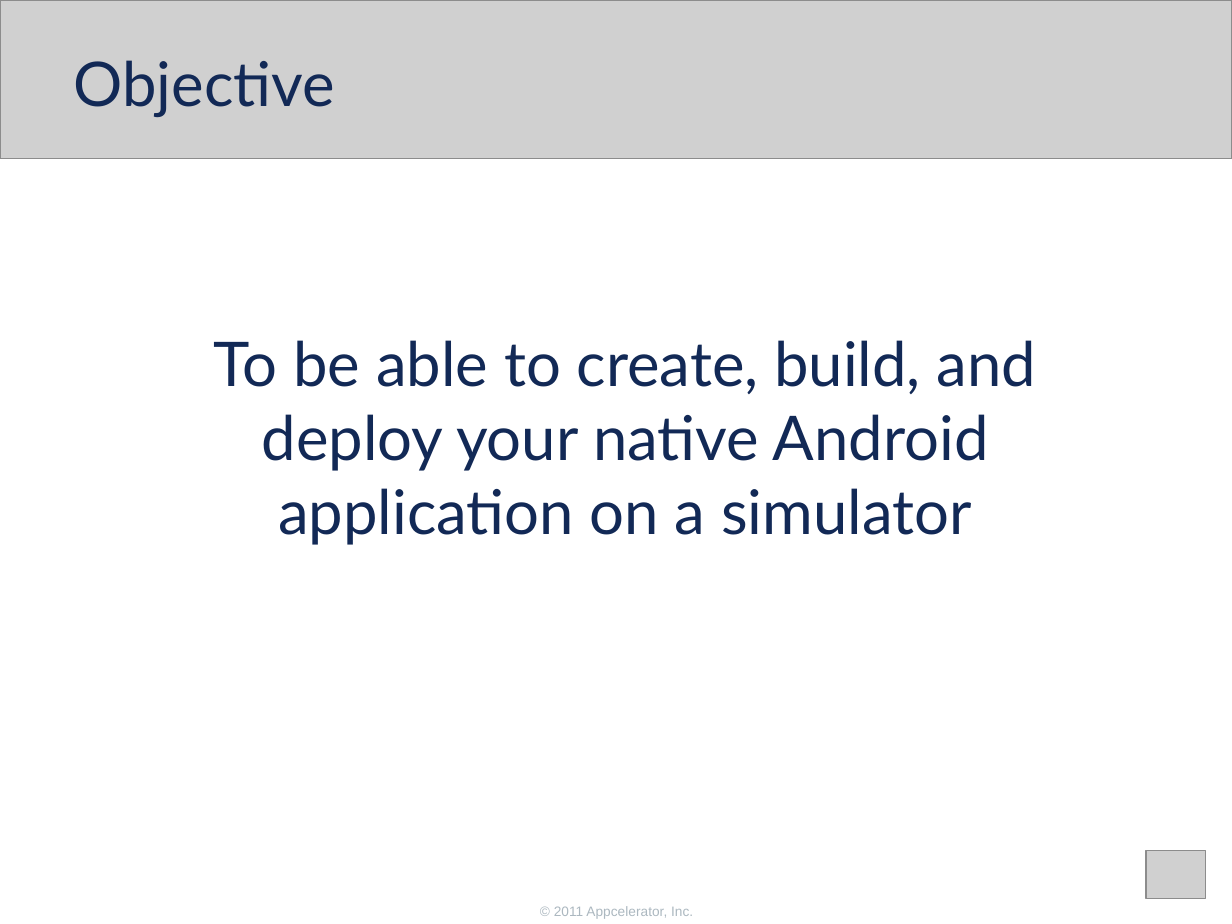
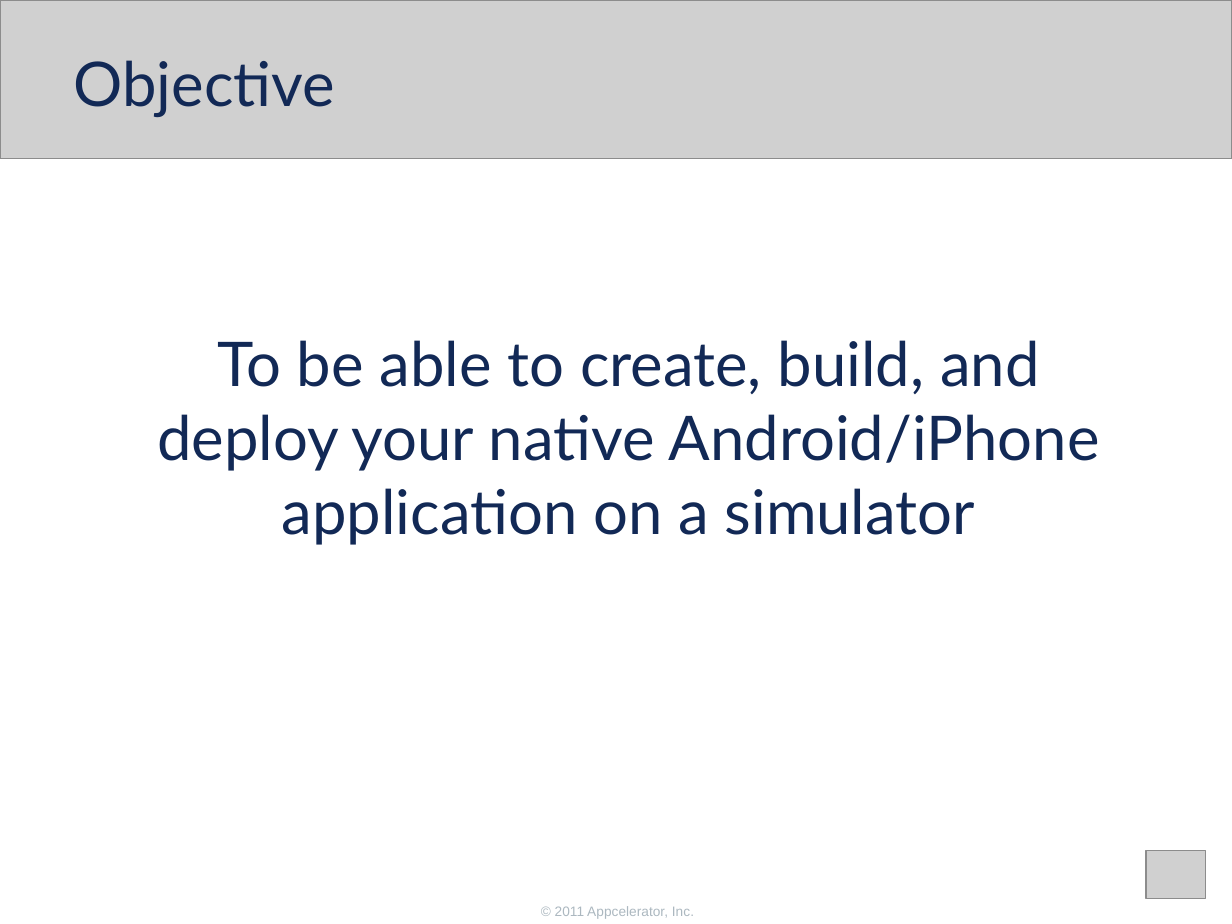
Before and after one commit to appcelerator-training-archive/tcad_certification, a slide deck: slide 2 of 210/210.ppt. Drawn at 1232x924 pixels with LibreOffice and Linux fonts; fonts in the diff are those of the drawing; grey boxes stand for pictures. Boxes give left, top, right and bottom in pixels: in the first picture for what was removed or moved away, otherwise in the second. Text is boxed around its words. In the diff, an @@ line names an element or a change of style, - is before the commit and + after.

```diff
--- a/210/210.ppt
+++ b/210/210.ppt
@@ text at box(157, 340, 1100, 545): text changed @@
-To be able to create, build, and deploy your native Android application on a simulator
+To be able to create, build, and deploy your native Android/iPhone application on a simulator
```
Also in this commit, not shown: 30 other slides changed, 2 other files.
